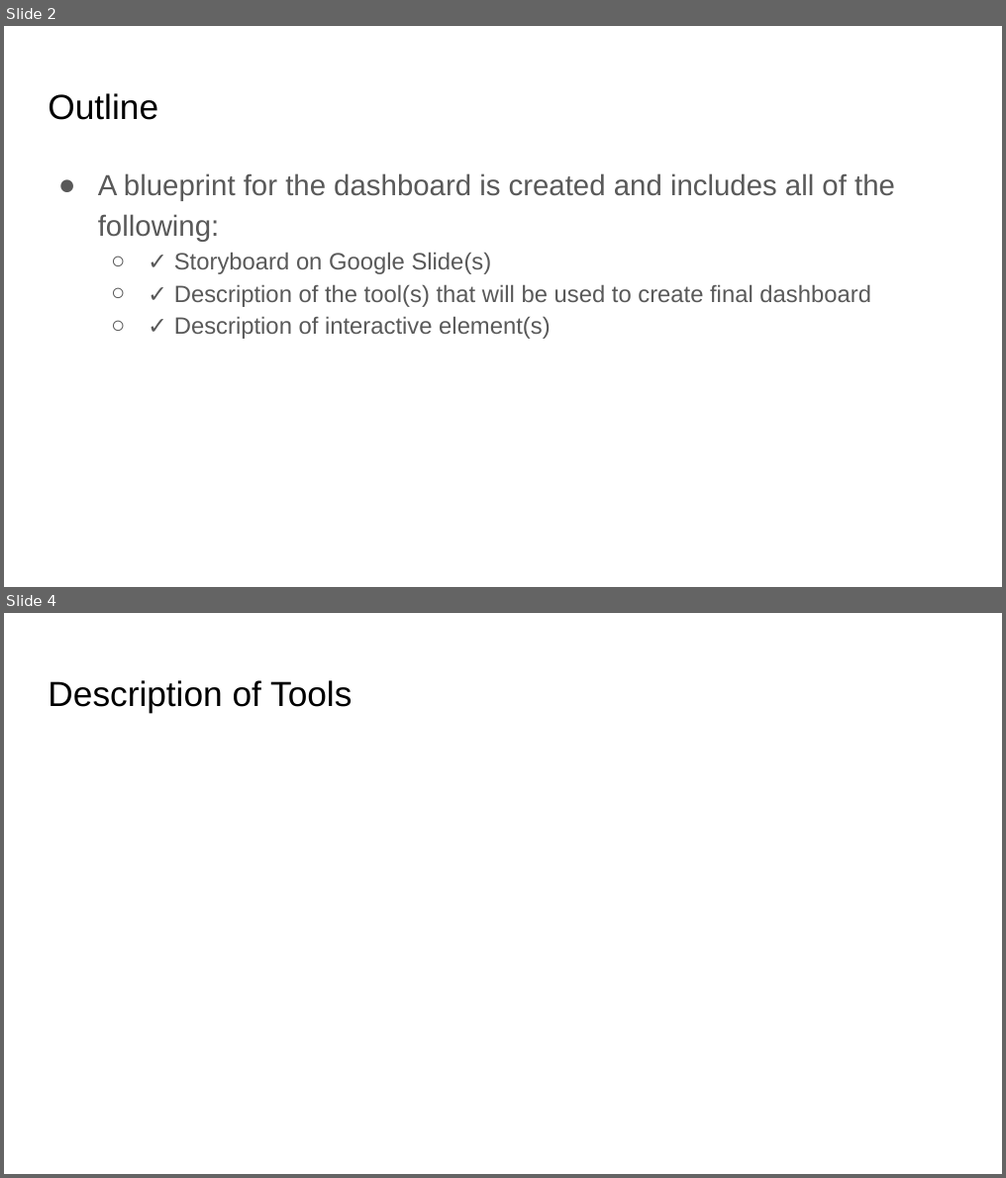
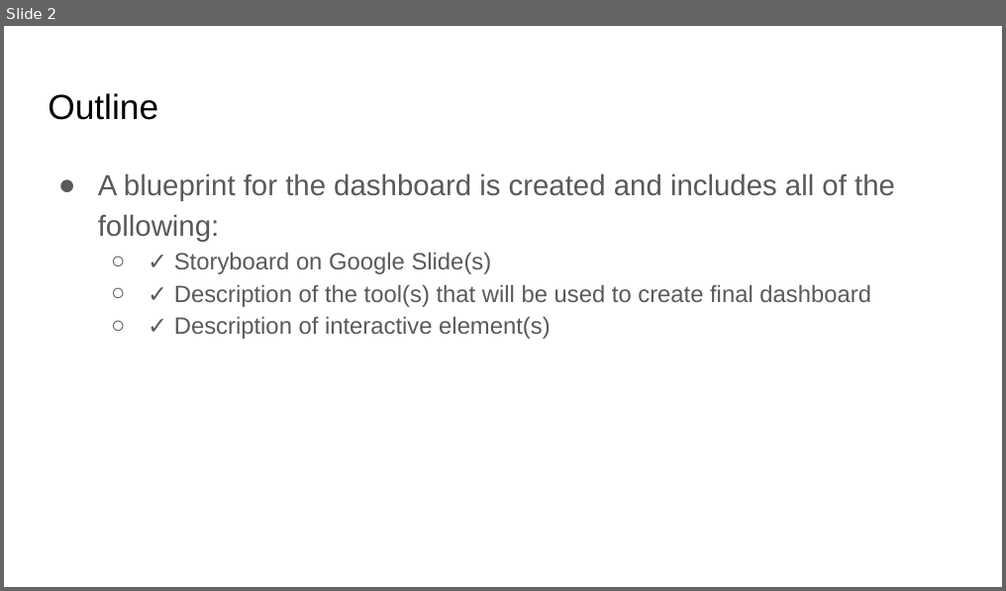
Before and after one commit to AndyPicton/Food_System_Emissions, a slide deck: Katelyn/Dashboard_Blueprint.pptx. Shown one above the other, each under a label of ours: slides 2 and 4 before the commit, slide 2 after it; the slides between them are not shown. The pictures are 1006x1178 and 1006x591 pixels, drawn with LibreOffice and Linux fonts; fonts in the diff are those of the drawing. Boxes give left, top, right and bottom in pixels: in the first picture for what was removed or moved away, otherwise in the second. Text is boxed around its words. In the diff, an @@ line names an element or a change of style, - is before the commit and + after.

```diff
--- a/Katelyn/Dashboard_Blueprint.pptx
+++ b/Katelyn/Dashboard_Blueprint.pptx
@@ slide 4 removed at [4,613,1002,1174], background #FFFFFF @@
@@ title removed at [48,680,351,712] @@
-Description of Tools
```
Also in this commit, not shown: 1 slide changed, 2 slides added, 2 other slides removed.
